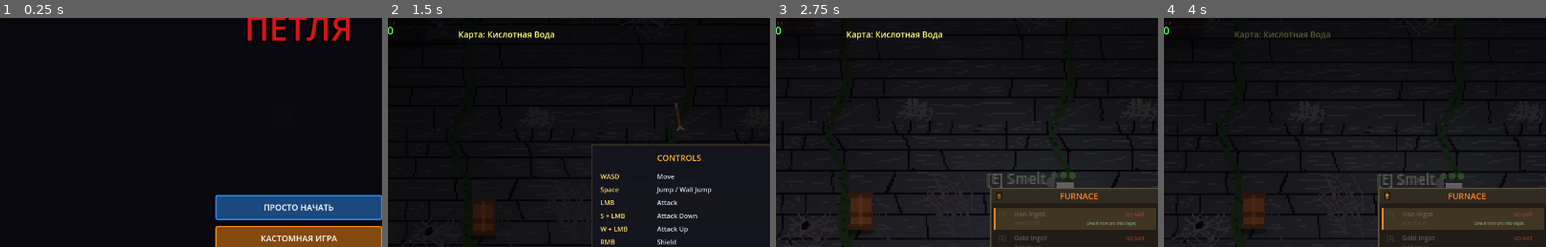
Above: before the commit, frames 1-4 (left to right).
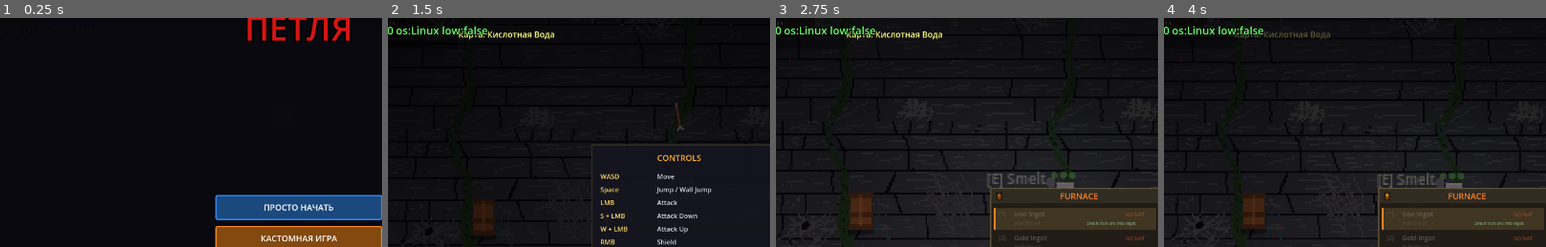
Above: after the commit, the same moments.

Repository: volcraft44/petlya-game
Game: Godot game, scene res://scenes/main.tscn
The game is run twice, just before and just after one commit, with the same random seed, the same clock (stepped at 60 frames per second) and the same inputs.
Inputs (mouse positions are % of the whole screen's width and height, from its top left):
- Up to frame 1 (0.25 s): no input
- Up to frame 2 (1.5 s): click "ПРОСТО НАЧАТЬ" at 0.5 s; tap Enter (ui_accept) at 1.25 s; move the mouse to (72, 45) at 1.27 s; hold D (move_right) from 1.28 s (still down); tap E (interact) at 1.35 s; click (72, 45) at 1.42 s
- Up to frame 3 (2.75 s): tap Space (jump) at 1.52, 1.82 s; release D (move_right) at 2 s; drag from (30, 55) to (57, 59) at 2.02 s
- Up to frame 4 (4 s): move the mouse to (60, 28) at 2.77 s; hold A (move_left) 2.78-3.5 s; tap 1 at 2.85 s; drag from (45, 70) to (50, 47) at 3.52 s
The pictures show only the part of the screen within x 11-61%, y 4-54%; the shares and areas given below are measured in that part.

The runs differ from the first frame. In frame 2, 0.5% of the frame differs, in the area x 2-26%, y 3-8%; in frame 3, 0.5%; in frame 4, 0.5%.

Commit message:
Diagnostic: show OS.get_name() and low_end flag on counter
Co-Authored-By: Claude Opus 4.8 <noreply@anthropic.com>

Diff:
--- a/scripts/main.gd
+++ b/scripts/main.gd
@@ -1270,8 +1270,8 @@
 				room_ms = current_room.dbg_draw_ms
 				if current_room.tile_layer and is_instance_valid(current_room.tile_layer):
 					tile_ms = current_room.tile_layer.dbg_draw_ms
-			_fps_label.text = "FPS:%d D:%d P:%.0fms\ntile:%.1f room:%.1f" % [
-				Engine.get_frames_per_second(), d, pr, tile_ms, room_ms]
+			_fps_label.text = "FPS:%d D:%d P:%.0fms\ntile:%.1f room:%.1f os:%s low:%s" % [
+				Engine.get_frames_per_second(), d, pr, tile_ms, room_ms, OS.get_name(), str(_low_end)]
 	_update_camera_shake(delta)
 	_update_camera_lookahead(delta)
 	_update_cs_features(delta)
